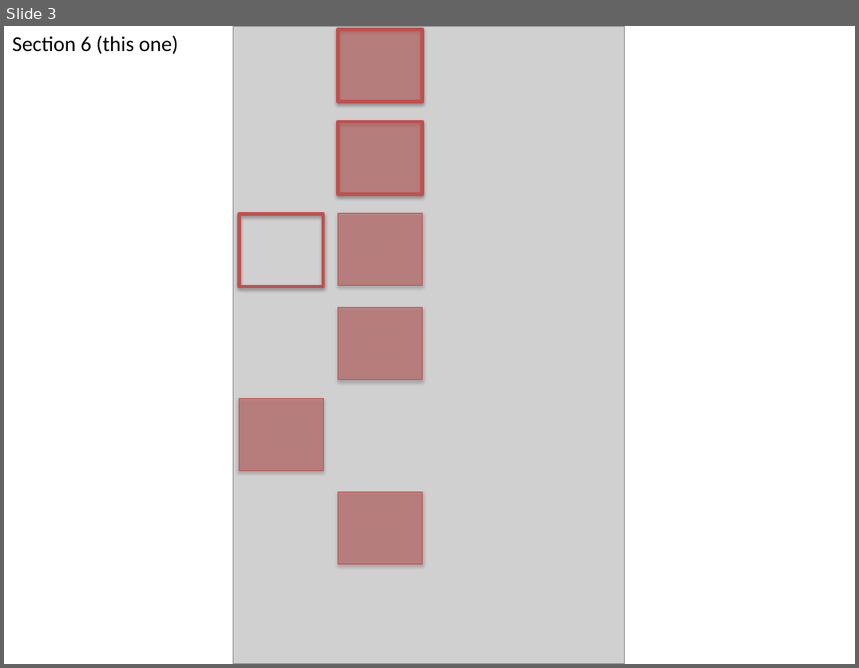
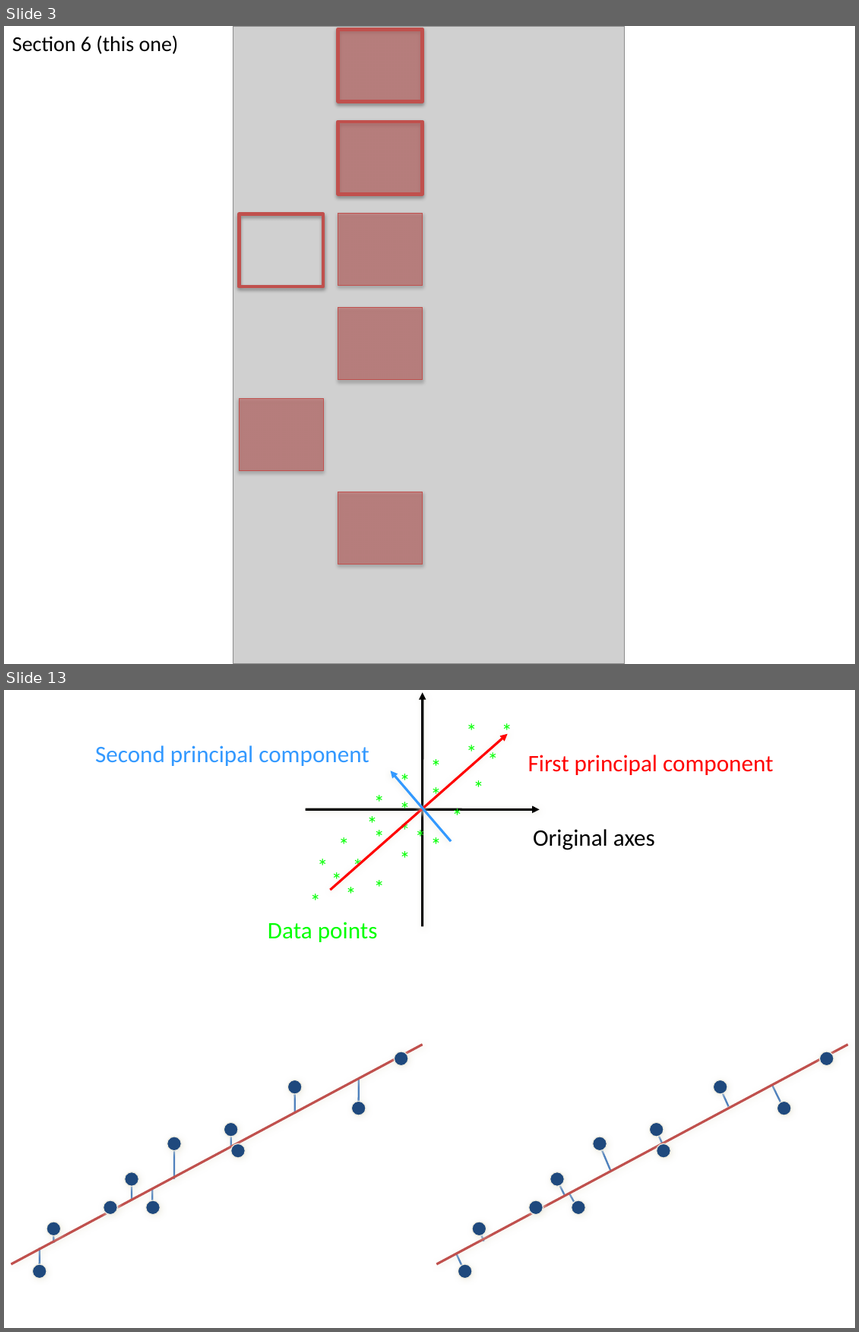
Before and after one commit to allenday/mapr-text-analysis, a slide deck: doc/section6.pptx. Shown one above the other, each under a label of ours: slide 3 before the commit, slides 3 and 13 after it; the slides between them are not shown. The pictures are 859x668 and 859x1332 pixels, drawn with LibreOffice and Linux fonts; fonts in the diff are those of the drawing; grey boxes stand for pictures. Boxes give left, top, right and bottom in pixels: in the first picture for what was removed or moved away, otherwise in the second. Text is boxed around its words. In the diff, an @@ line names an element or a change of style, - is before the commit and + after.

```diff
--- a/doc/section6.pptx
+++ b/doc/section6.pptx
@@ slide 13 added at [4,690,855,1328], background #FFFFFF @@
@@ arrow added from (423, 926) to (423, 692), #000000 2 pt @@
@@ arrow added from (330, 890) to (508, 734), #FF0000 2 pt @@
@@ text added at [95,745,369,766], 20 pt, text #3399FF @@
+Second principal component
@@ text added at [528,755,773,775], 20 pt, text #FF0000 @@
+First principal component
@@ arrow added from (451, 841) to (390, 771), #3399FF 2 pt @@
@@ arrow added from (305, 809) to (539, 809), #000000 2 pt @@
@@ text added at [533,829,655,850], 20 pt, text #000000 @@
+Original axes
@@ group added at [268,714,525,942]: 25 texts @@
+*
+*
+*
+*
+*
+*
+*
+*
+*
+*
+*
+*
+*
+*
+*
+*
+*
+*
+*
+*
+*
+*
+*
+*
+Data points
@@ group added at [40,1079,359,1271]: 8 lines @@
@@ group added at [456,1086,785,1273]: 8 lines @@
@@ group added at [11,1045,423,1279]: 11 ellipses, 1 line @@
@@ group added at [436,1045,848,1279]: 11 ellipses, 1 line @@
```
Also in this commit, not shown: 1 slide changed, 22 other slides added, 6 other files.
